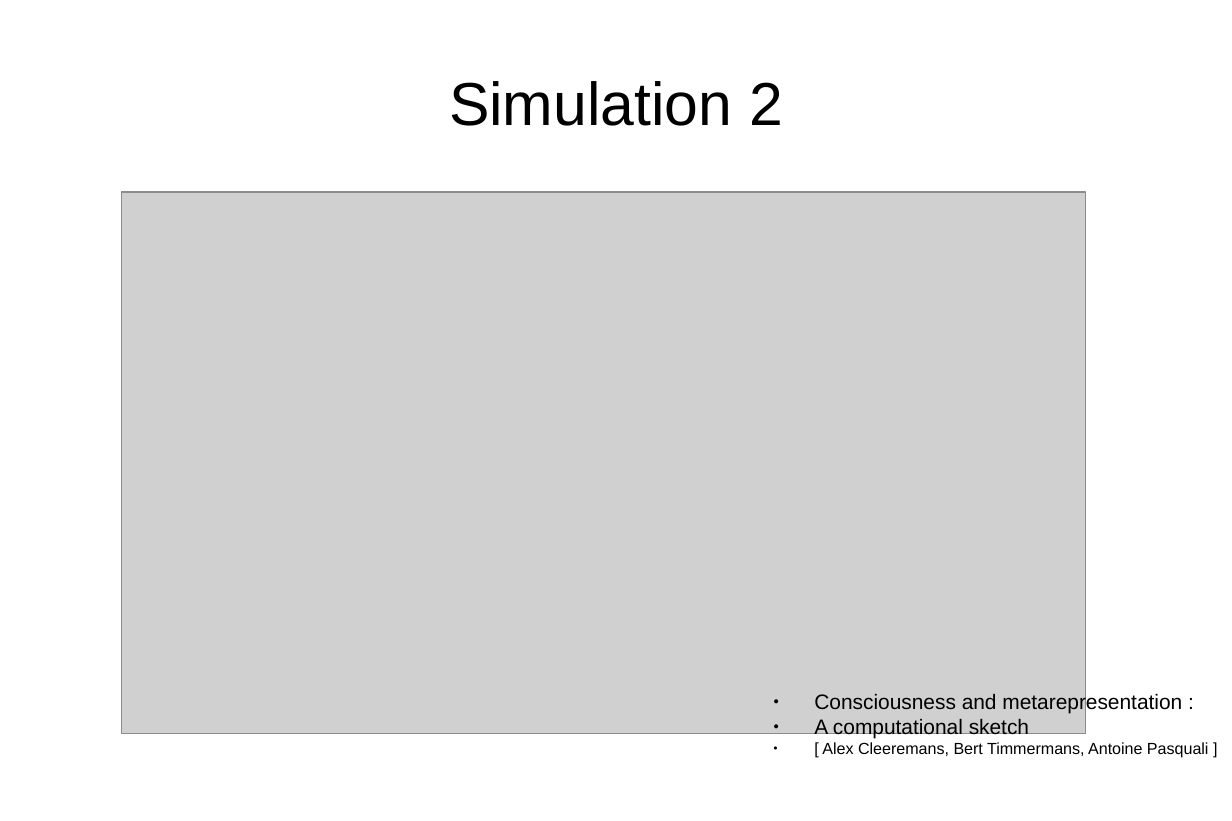
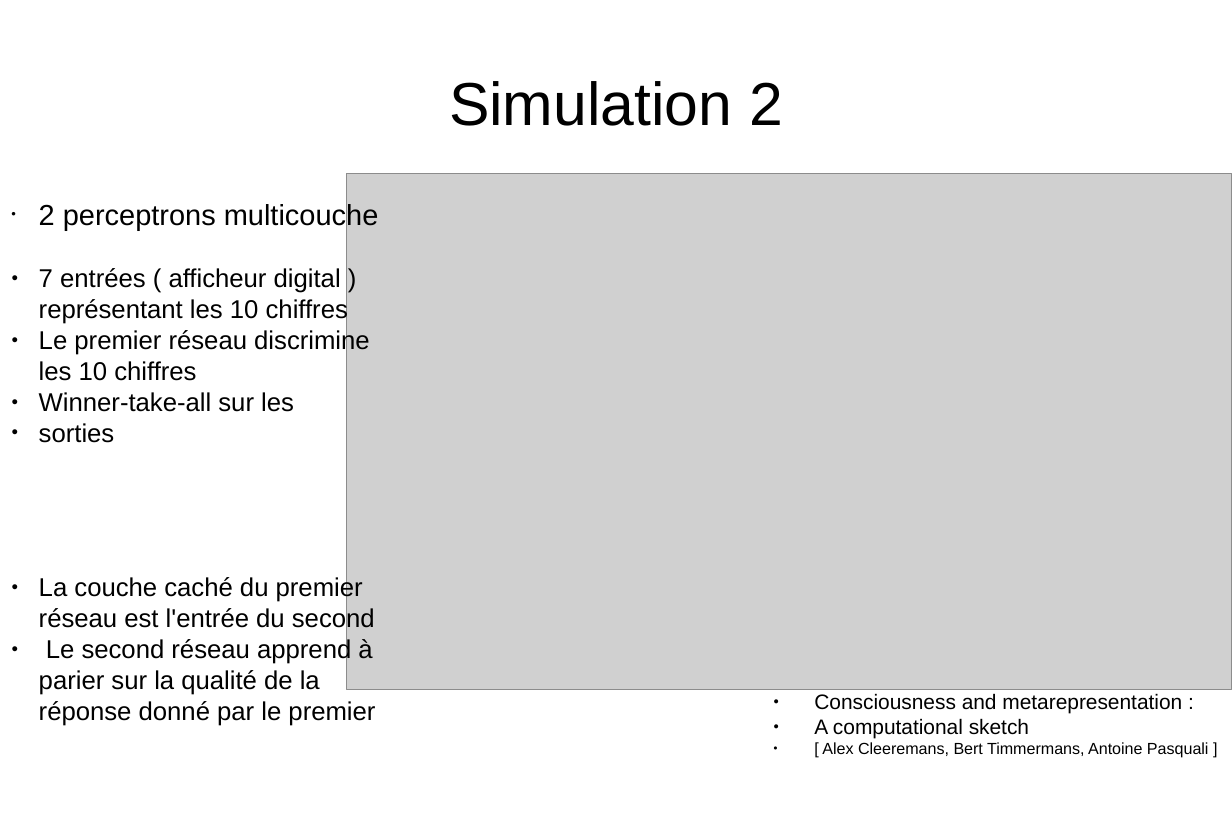
Before and after one commit to matthieu637/anne, a slide deck: slide 11 of exp/pre-presentation/pre-presentation.odp (slide 10 before the commit). Drawn at 1232x821 pixels with LibreOffice and Linux fonts; fonts in the diff are those of the drawing; grey boxes stand for pictures. Boxes give left, top, right and bottom in pixels: in the first picture for what was removed or moved away, otherwise in the second. Text is boxed around its words. In the diff, an @@ line names an element or a change of style, - is before the commit and + after.

```diff
--- a/exp/pre-presentation/pre-presentation.odp
+++ b/exp/pre-presentation/pre-presentation.odp
@@ picture: place and size @@
-picture at [122,192,1085,735]
+picture at [347,174,1232,691]
@@ text added at [39,202,379,726], 16 pt, text #000000 @@
+• 2 perceptrons multicouche
+● 7 entrées ( afficheur digital ) représentant les 10 chiffres
+● Le premier réseau discrimine les 10 chiffres
+● Winner-take-all sur les
+● sorties
+● La couche caché du premier réseau est l'entrée du second
+● Le second réseau apprend à parier sur la qualité de la réponse donné par le premier
```
Also in this commit, not shown: 10 other slides changed, 6 slides added, 2 slides removed, 1 other file.
